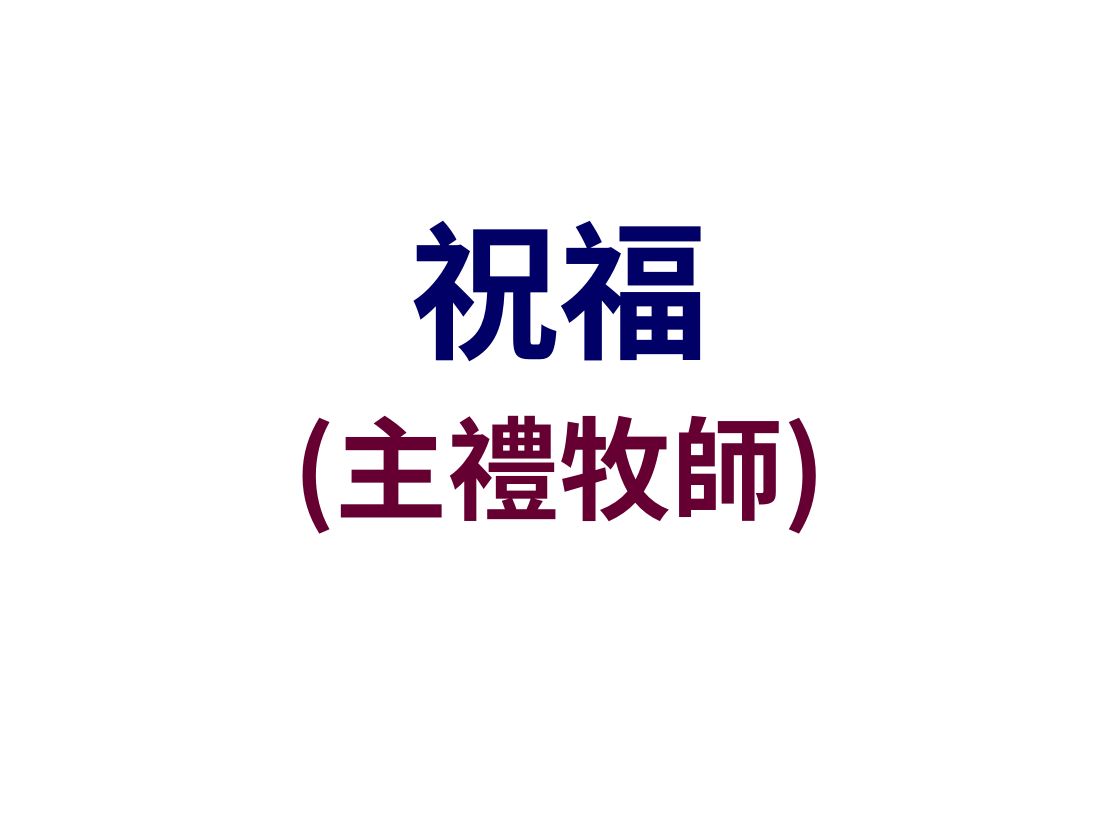
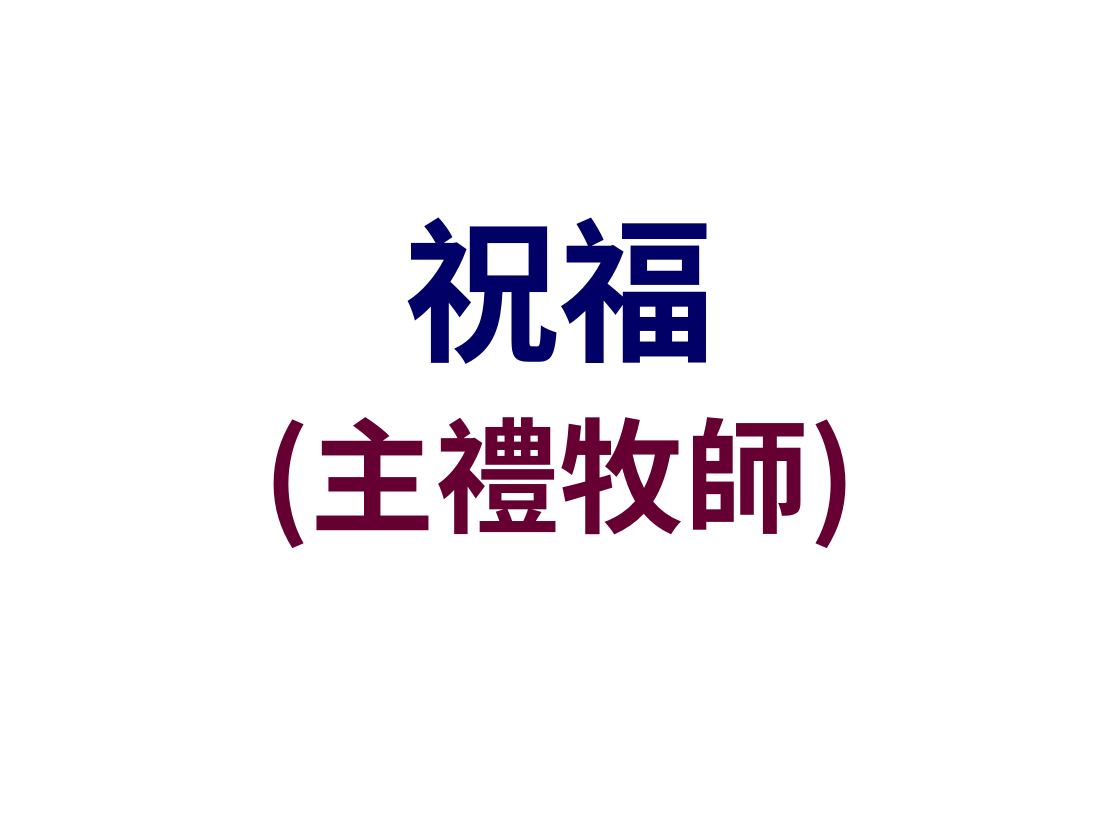
Before and after one commit to batisuoc/other-ppts, a slide deck: slide 21 of 崇拜流程.pptx. Drawn at 1120x840 pixels with LibreOffice and Linux fonts; fonts in the diff are those of the drawing; background and template pictures are left out. Boxes give left, top, right and bottom in pixels: in the first picture for what was removed or moved away, otherwise in the second. Text is boxed around its words. In the diff, an @@ line names an element or a change of style, - is before the commit and + after.

```diff
--- a/崇拜流程.pptx
+++ b/崇拜流程.pptx
@@ title "祝福" at <box>404,217,715,364</box>: size 96 to 100 pt @@
@@ text "(主禮牧師)" at <box>264,417,856,548</box>: size 72 to 80 pt @@
```
Also in this commit, not shown: 20 other slides changed, 7 other files.
